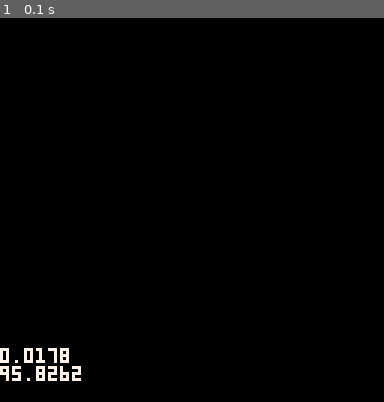
Above: before the commit, frame 1.
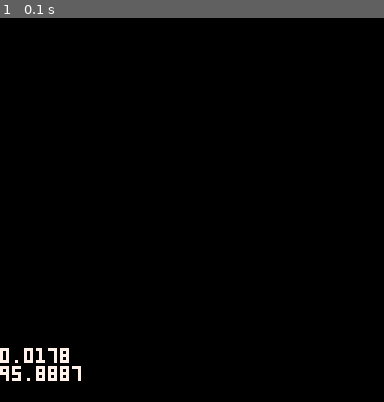
Above: after the commit, the same moment.

Repository: wesen/carts
Game: PICO-8 cartridge fx-editor/fx-editor.p8
Two runs of this game, one before a commit and one after it. Both use one fixed random seed, a clock stepped at 60 frames per second and the inputs below.
Inputs:
- Up to frame 1 (0.1 s): no input

The runs differ from the first frame. In frame 1, less than 0.1% of the frame differs, in the area x 12-22%, y 90-95%.

Commit message:
Updated zepton.p8 and broke it

Diff:
--- a/fx-editor/fx-editor.p8
+++ b/fx-editor/fx-editor.p8
@@ -500,7 +500,7 @@
 end
 
 function cls_layer:update()
- for p in all(self.particles) do
+ for _,p in pairs(self.particles) do
   p.x+=p.spd_x
   p.spd_y+=p.weight*self.gravity
   p.y+=p.spd_y
@@ -524,7 +524,7 @@
    del(self.particles,p)
   end
  end
- for trail in all(self.trails) do
+ for _,trail in pairs(self.trails) do
   trail.t+=dt
   if trail.t>trail.lifetime then
    del(self.trails,trail)
@@ -533,7 +533,7 @@
 end
 
 function cls_layer:draw()
- for p in all(self.particles) do
+ for _,p in pairs(self.particles) do
   local col=p.cols[flr(#p.cols*p.t/p.lifetime)+1]
   local v=p.t/p.lifetime
   if (self.radius_f!=nil) v=self.radius_f:compute(v)
@@ -553,7 +553,7 @@
   end
  end
 
- for p in all(self.trails) do
+ for _,p in pairs(self.trails) do
   local col=self.col
   if col==nil then
    col=self.cols[flr(#self.cols*p.t/p.lifetime)+1]
Not shown, changed: 130 lines of the sprite sheet (__gfx__) section of others/zepton/zepton.p8
Not shown, changed: the thumbnail (__label__) section of others/zepton/zepton.p8
